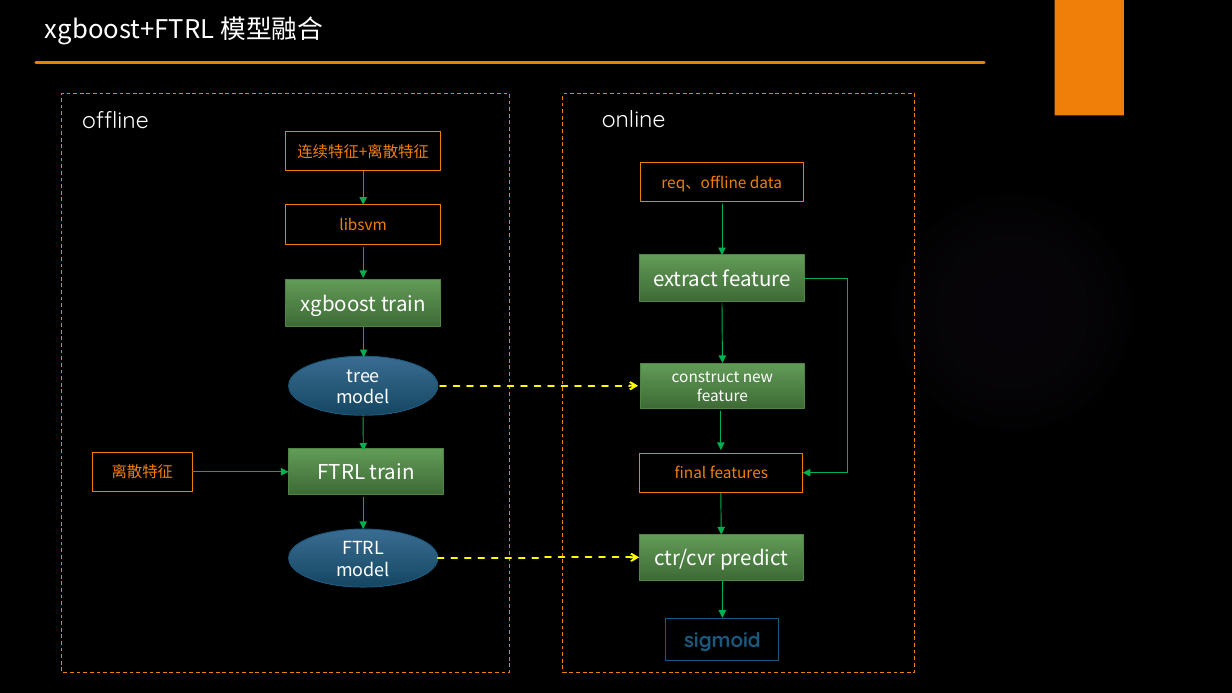
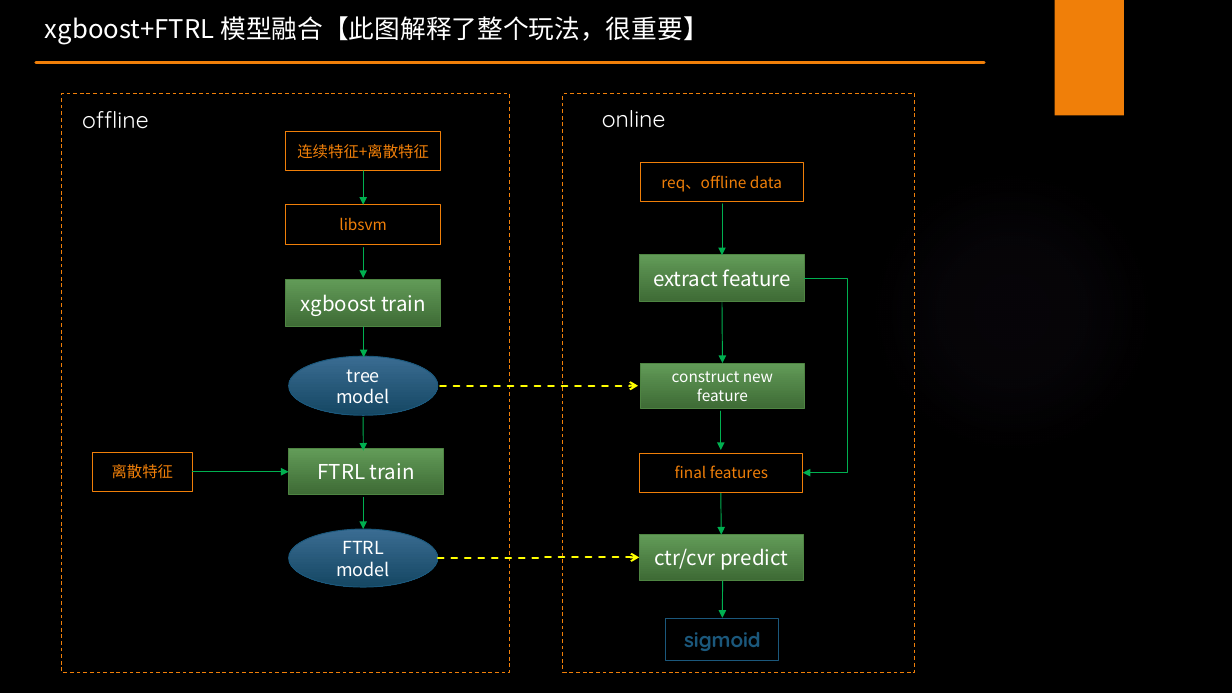
Before and after one commit to FitzFan/FTRL-Follow-The-Regularized-Leader-, a slide deck: slide 29 of FTRL原理及在normal中的应用.pptx. Drawn at 1232x693 pixels with LibreOffice and Linux fonts; fonts in the diff are those of the drawing; background and template pictures are left out. Boxes give left, top, right and bottom in pixels: in the first picture for what was removed or moved away, otherwise in the second. Text is boxed around its words. In the diff, an @@ line names an element or a change of style, - is before the commit and + after.

```diff
--- a/FTRL原理及在normal中的应用.pptx
+++ b/FTRL原理及在normal中的应用.pptx
@@ text at (x1=45, y1=16, x2=708, y2=45): text changed @@
-xgboost+FTRL 模型融合
+xgboost+FTRL 模型融合【此图解释了整个玩法，很重要】
```
Also in this commit, not shown: 2 other slides changed, 1 other file.
